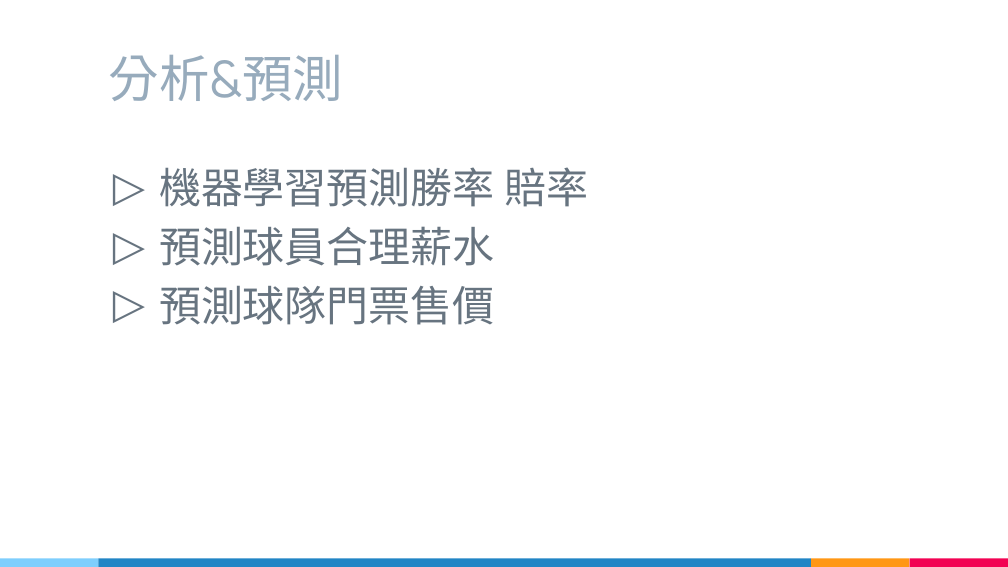
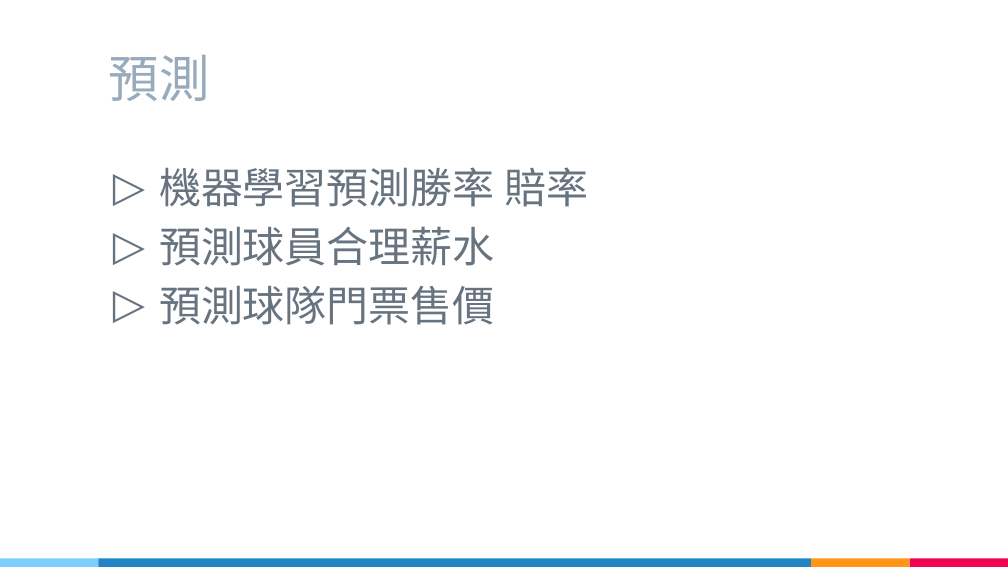
Before and after one commit to plusagainH/Data_Science_Programming_homework, a slide deck: slide 11 of 5_16 pitching.pptx. Drawn at 1008x567 pixels with LibreOffice and Linux fonts; fonts in the diff are those of the drawing. Boxes give left, top, right and bottom in pixels: in the first picture for what was removed or moved away, otherwise in the second. Text is boxed around its words. In the diff, an @@ line names an element or a change of style, - is before the commit and + after.

```diff
--- a/5_16 pitching.pptx
+++ b/5_16 pitching.pptx
@@ title at (x1=109, y1=55, x2=210, y2=101): text changed @@
-分析&預測
+預測
```
